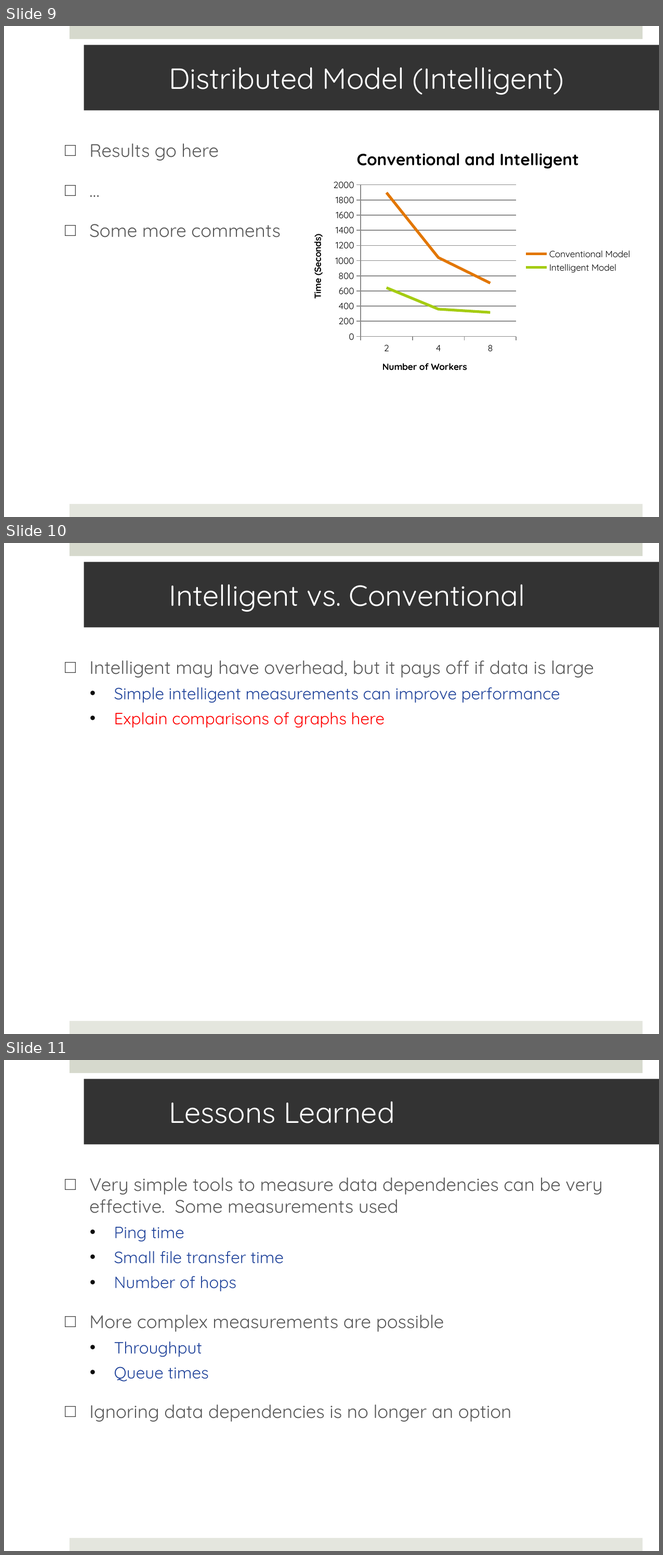
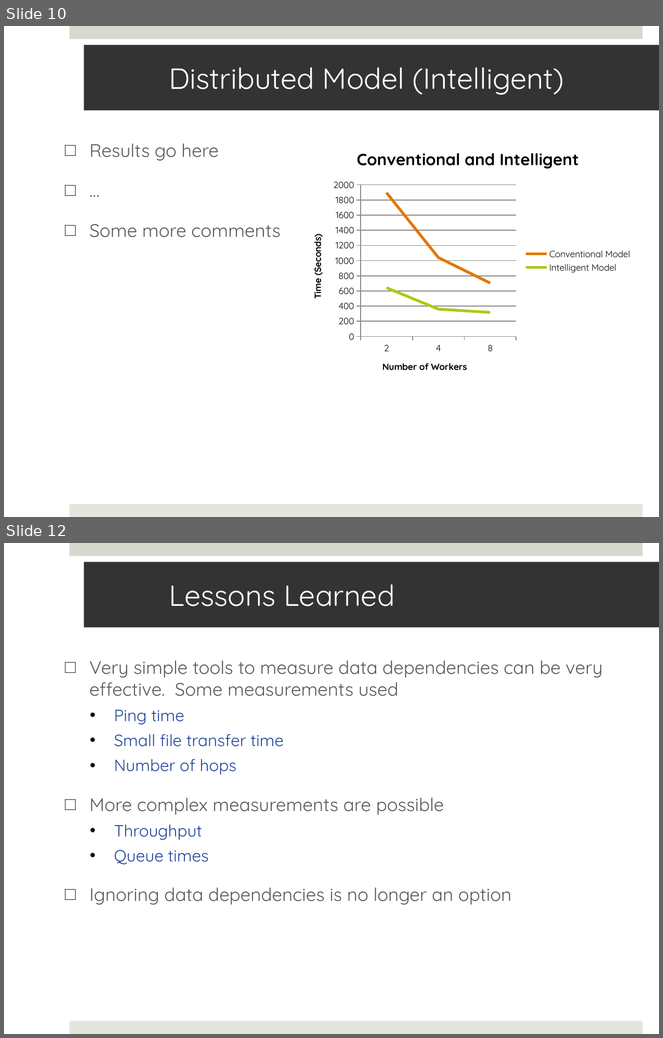
Before and after one commit to saga-project/saga-cpp-legacy-projects, a slide deck: papers/data_intensive/eScience09/RoyalSocietyPresentation.pptx. Shown one above the other, each under a label of ours: slides 9, 10 and 11 before the commit, slides 10 and 12 after it; the slides between them are not shown. The pictures are 663x1555 and 663x1038 pixels, drawn with LibreOffice and Linux fonts; fonts in the diff are those of the drawing; background and template pictures are left out. Boxes give left, top, right and bottom in pixels: in the first picture for what was removed or moved away, otherwise in the second. Text is boxed around its words. In the diff, an @@ line names an element or a change of style, - is before the commit and + after.

Commit message:
Added Chris' graphs and Betty's intro

```diff
--- a/papers/data_intensive/eScience09/RoyalSocietyPresentation.pptx
+++ b/papers/data_intensive/eScience09/RoyalSocietyPresentation.pptx
@@ slide 10 removed at <box>4,543,659,1034</box>, background #FFFFFF; not listed: 2 template elements that a slide beside it also shows @@
@@ title removed at <box>84,562,659,628</box> @@
-Intelligent vs. Conventional
@@ text removed at <box>89,661,594,728</box> @@
-□ Intelligent may have overhead, but it pays off if data is large
-  • Simple intelligent measurements can improve performance
-  • Explain comparisons of graphs here
@@ what was slide 9 is now slide 10 @@
@@ what was slide 11 is now slide 12 @@
```
Also in this commit, not shown: 3 slides changed, 3 slides added, 1 other slide removed.
